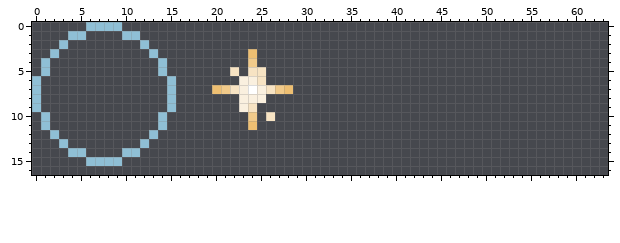
Pixel-art file -- PixelEngine/res/sprites/effects.aseprite. Above: the version before the commit.
64x64 pixels, 1 frame. Shown: x 0..63, y 0..16.
The same view after the edit:
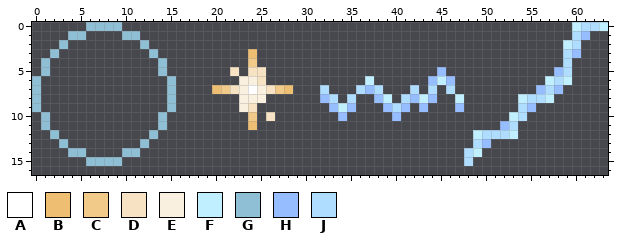
Palette (. is transparent): A #ffffff  B #eebf72  C #f1ca8a  D #f7e3c3  E #faf0df  F #c0f0ff  G #8fbfd5  H #96bdff  J #afddff
Difference:
{"y":0,"x":60,"old":"....","new":"FJJF"}
{"y":1,"x":60,"old":"..","new":"JH"}
{"y":2,"x":59,"old":"..","new":"FJ"}
{"y":3,"x":59,"old":"..","new":"JH"}
{"y":4,"x":59,"old":".","new":"J"}
{"y":5,"x":45,"old":".","new":"H"}
{"y":5,"x":58,"old":"..","new":"HJ"}
{"y":6,"x":37,"old":".","new":"F"}
{"y":6,"x":44,"old":"...","new":"HFH"}
{"y":6,"x":57,"old":"...","new":"FJF"}
{"y":7,"x":32,"old":".","new":"J"}
{"y":7,"x":36,"old":"...","new":"JHJ"}
{"y":7,"x":42,"old":".","new":"J"}
{"y":7,"x":44,"old":".","new":"J"}
{"y":7,"x":46,"old":".","new":"J"}
{"y":7,"x":56,"old":"...","new":"HJH"}
{"y":8,"x":32,"old":"..","new":"HJ"}
{"y":8,"x":35,"old":".","new":"J"}
{"y":8,"x":38,"old":"..","new":"HF"}
{"y":8,"x":41,"old":"....","new":"JHFH"}
{"y":8,"x":47,"old":".","new":"F"}
{"y":8,"x":54,"old":"....","new":"FJJF"}
{"y":9,"x":33,"old":"...","new":"HFH"}
{"y":9,"x":39,"old":"...","new":"HJH"}
{"y":9,"x":43,"old":".","new":"H"}
{"y":9,"x":47,"old":".","new":"H"}
{"y":9,"x":54,"old":"..","new":"JH"}
{"y":10,"x":34,"old":".","new":"H"}
{"y":10,"x":40,"old":".","new":"H"}
{"y":10,"x":53,"old":"..","new":"FJ"}
{"y":11,"x":52,"old":"..","new":"HJ"}
{"y":12,"x":49,"old":".....","new":"FJJJF"}
{"y":13,"x":49,"old":"..","new":"JH"}
{"y":14,"x":48,"old":"..","new":"JF"}
{"y":15,"x":48,"old":".","new":"J"}
{"label":"added","picture_box":[320,22,608,166]}
